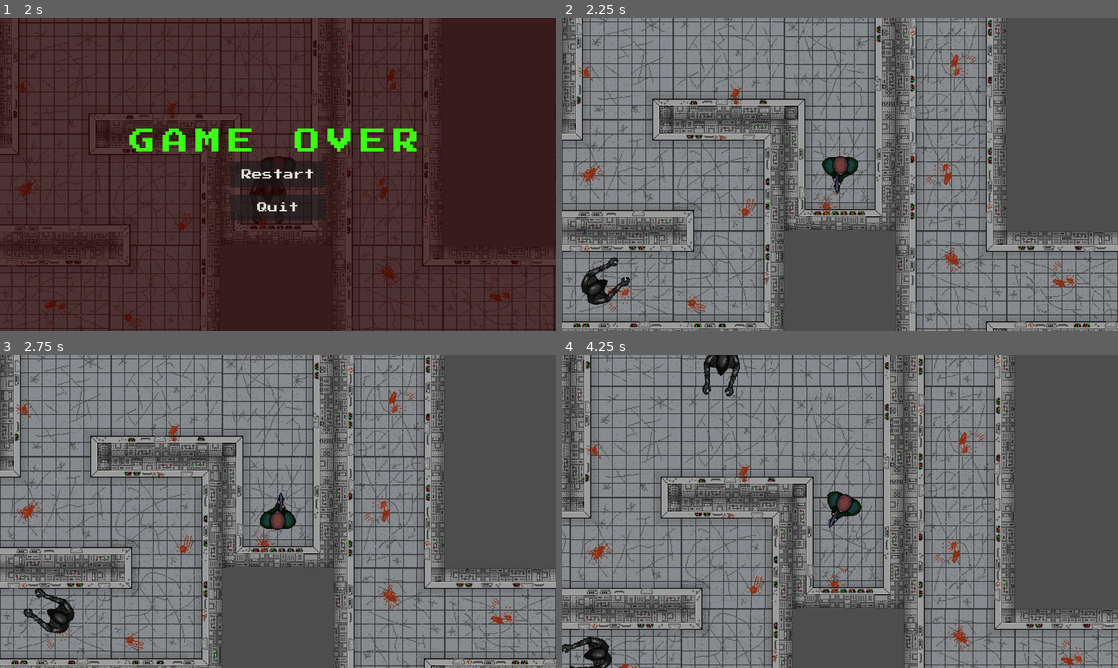
Above: before the commit, frames 1-4 (two rows, left to right).
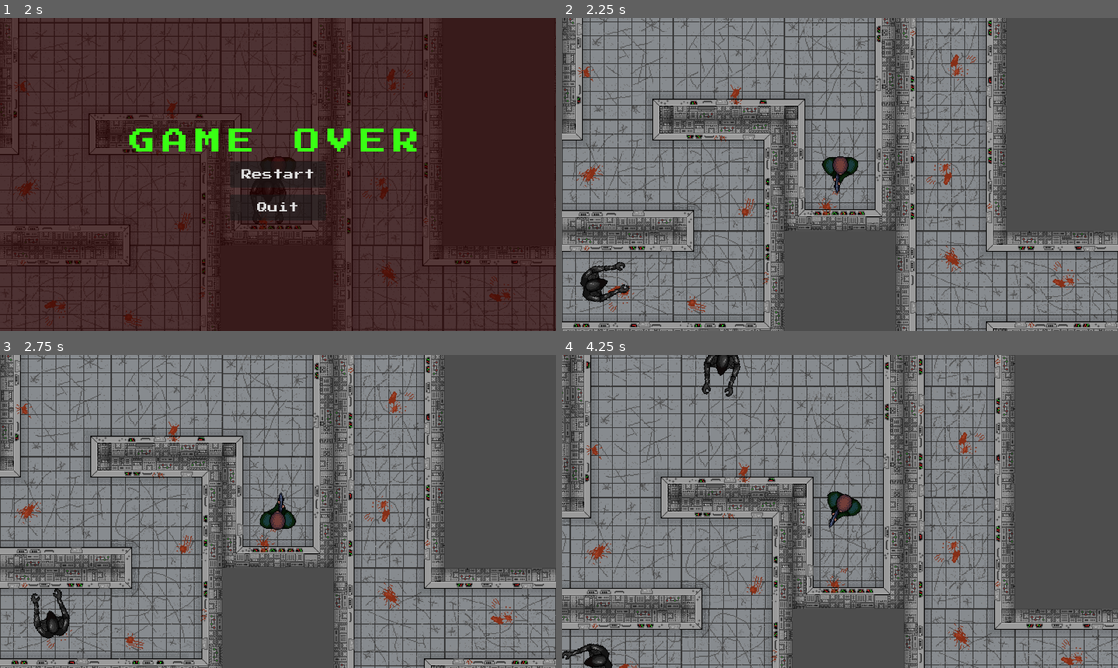
Above: after the commit, the same moments.

Repository: Ben1980/yaab
Game: Godot game, scene res://levels/level.tscn
The game is run twice, just before and just after one commit, with the same random seed, the same clock (stepped at 60 frames per second) and the same inputs.
Inputs (mouse positions are in pixels of both pictures, inside the frame that each line leads up to):
- Up to frame 1 (2 s): tap Enter at 0.5 s; move the mouse to (400, 158) at 0.52 s; hold W (move_up) 0.53-1.28 s; hold Shift (player_run) 0.53-1.28 s; click (400, 158) at 0.67 s; tap Space at 1.25 s; move the mouse to (166, 190) at 1.27 s; hold S (move_down) from 1.28 s (still down); click (166, 190) at 1.35 s
- Up to frame 2 (2.25 s): release S (move_down) at 2 s; click "Restart" at 2 s
- Up to frame 3 (2.75 s): no input
- Up to frame 4 (4.25 s): move the mouse to (895, 442) at 2.77 s; hold Shift (player_run) 2.78-3.53 s; hold W (move_up) from 2.78 s (still down); move the mouse to (812, 574) at 3.52 s; click (812, 574) at 3.6 s

Frame 1 is identical in both runs. In frame 2, 0.5% of the frame differs, in the area x 3-13%, y 76-92%; in frame 3, 0.6%, in the area x 4-14%, y 74-91%; in frame 4, 0.5%.

Commit message:
smoother rotation

Diff:
--- a/characters/enemies/enemy.gd
+++ b/characters/enemies/enemy.gd
@@ -5,7 +5,8 @@
 @export var chase_speed: float = 60.0
 @export var vision_range: float = 150.0
 @export var direction_change_time: float = 2.0
-@export var velocity_threshold: float = 0.1
+@export var velocity_threshold: float = 1.0
+@export var rotation_speed: float = 10.0
 
 
 enum State { PATROL, CHASE }
@@ -46,7 +47,7 @@
 	move_and_slide()
 	handle_wall_collision()
 	update_animation()
-	update_facing()
+	update_facing(delta)
 	check_player_collision()
 
 
@@ -115,9 +116,12 @@
 		sprite.play("idle")
 
 
-func update_facing() -> void:
+func update_facing(delta: float) -> void:
+	const offset: float = PI/2
+
 	if velocity.length() > velocity_threshold:
-		self.rotation = velocity.angle() - PI/2
+		var target_angle = velocity.angle() - offset
+		self.rotation = lerp_angle(self.rotation, target_angle, delta * rotation_speed)
 
 
 func check_player_collision() -> void:
--- a/characters/enemies/enemy.tscn
+++ b/characters/enemies/enemy.tscn
@@ -143,6 +143,7 @@
 [node name="AnimatedSprite2D" type="AnimatedSprite2D" parent="."]
 sprite_frames = SubResource("SpriteFrames_iifgy")
 animation = &"walk"
+frame_progress = 0.57312816
 
 [node name="CollisionPolygon2D" type="CollisionPolygon2D" parent="."]
 polygon = PackedVector2Array(0, -25, 6, -27, 12, -24, 18, -16, 21, -7, 16, 10, 16, 16, 18, 23, 15, 26, 11, 26, 11, 24, 8, 23, 8, 19, 11, 16, 13, 0, 13, -5, 6, -4, 0, 4, -7, -5, -13, -5, -12, 10, -11, 17, -8, 20, -8, 23, -10, 26, -15, 27, -18, 21, -16, 13, -21, -8, -16, -21, -8, -27)
